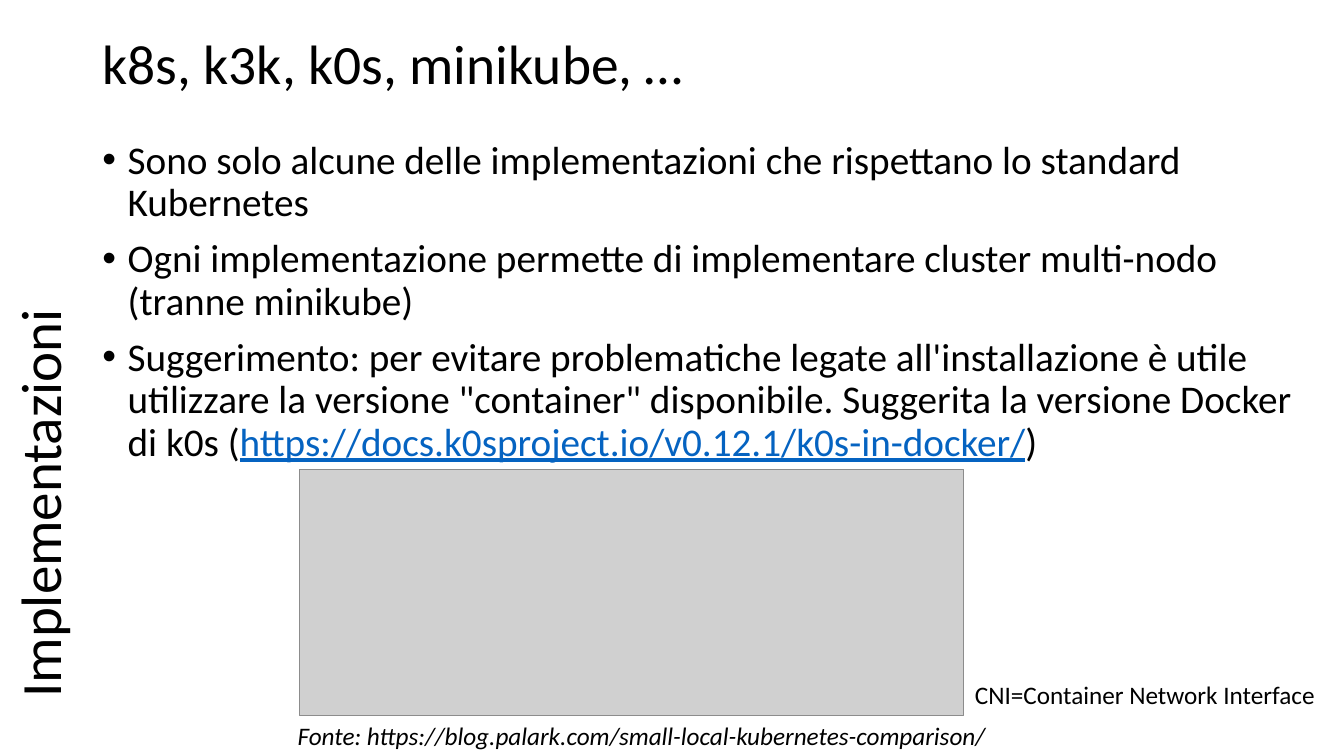
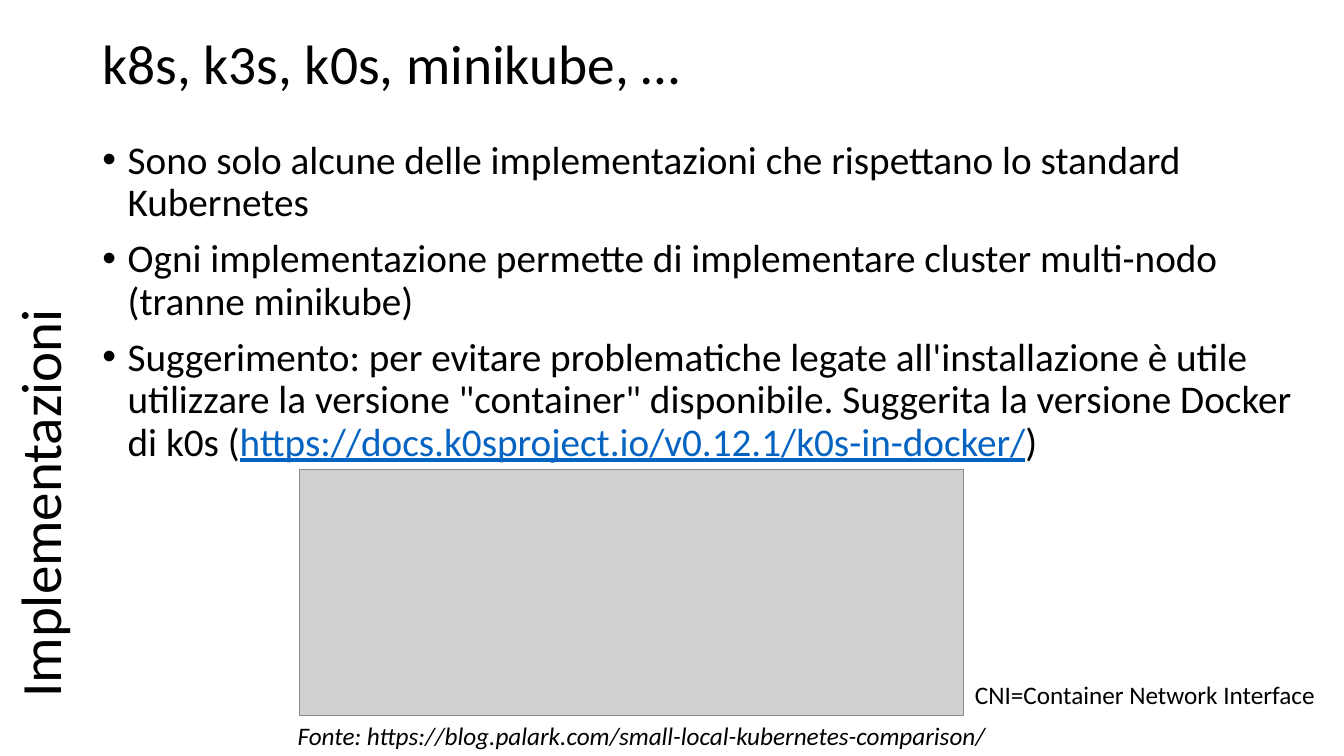
Before and after one commit to scastagnoli/academySisal, a slide deck: slide 14 of kubernetes.pptx. Drawn at 1344x756 pixels with LibreOffice and Linux fonts; fonts in the diff are those of the drawing; grey boxes stand for pictures. Boxes give left, top, right and bottom in pixels: in the first picture for what was removed or moved away, otherwise in the second. Text is boxed around its words. In the diff, an @@ line names an element or a change of style, - is before the commit and + after.

```diff
--- a/kubernetes.pptx
+++ b/kubernetes.pptx
@@ title at (102,45,629,91): text changed @@
-k8s, k3k, k0s, minikube, …
+k8s, k3s, k0s, minikube, …
```
Also in this commit, not shown: 8 other slides changed, 1 slide added.
